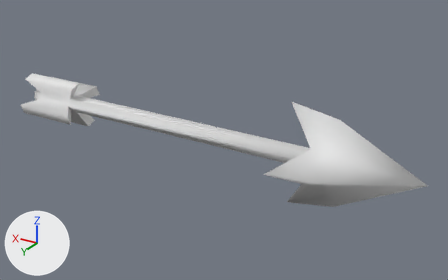
The FBX model res/models/Modele_Mati/Bron/Strzala.fbx: old version first, new version second.
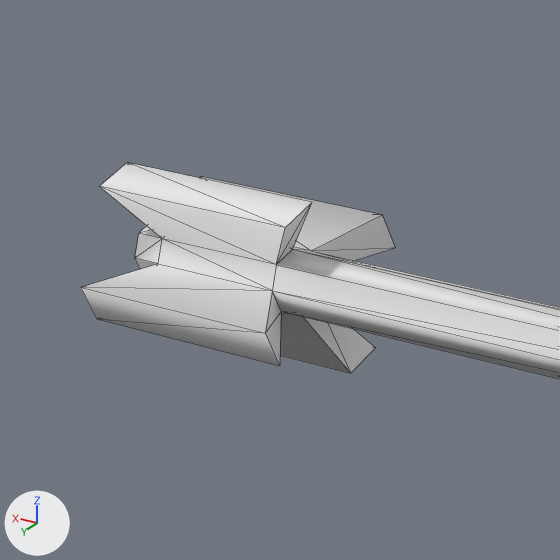
Old and new are each drawn whole from a camera (50 mm lens) standing at (-0.01581, 0.02396, 0.01189) and looking at (-0.00114, -0.0005, -0.00034) and again close up on the part from 0% to 32% of the width and 11% to 62% of the height. The axes (+X, +Y, +Z) are drawn at lower left. The lights are the same throughout. The last two pictures show the newer version. The close-ups show mesh edges as thin lines. Where no turn or scale is listed for an object, it has been applied to the vertices.

In view in the first close-up: 'Strzala'.
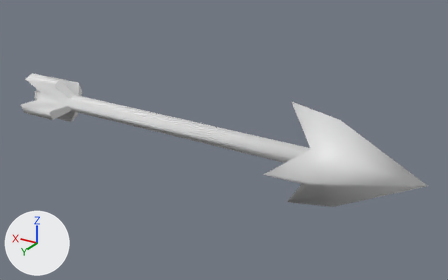
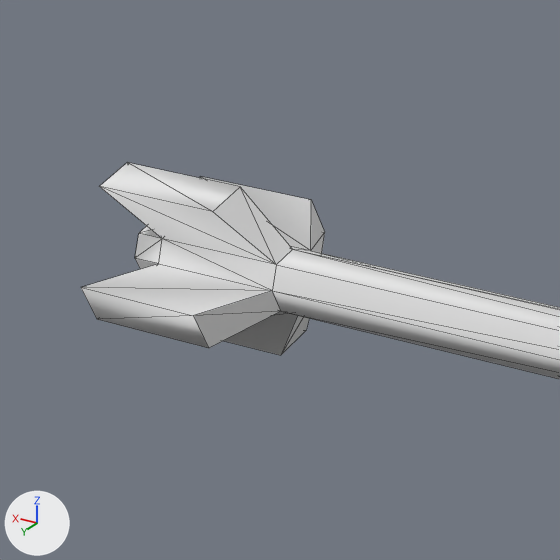
The newer file is also turned or shifted as a whole; pictures and numbers use the older file's frame.

Scene script edits in JSON lines:
```json
{"block": "me_strzala_001", "where": "me_strzala_001.from_pydata(...)  # 69 vertices, 134 faces; spans x -0.0113..0.0113, y -0.0025..0.0025, z -0.0025..0.0025"}
{"block": "me_strzala_001", "where": "# used by ob_strzala; location = (0.0, 0.0, 0.0)"}
{"block": "me_strzala_001", "where": "# before: 17 (0.0077, 0.0013, -0.0002) at pixel (265, 333), 18 (0.0077, 0.0008, 0.0011) at pixel (285, 227), 19 (0.0077, 0.0002, 0.0013) at pixel (312, 202), 21 (0.0077, -0.0011, 0.0008) at pixel (382, 214), 23 (0.0077, 0.0011, -0.0008) at pixel (279, 366)"}
{"block": "me_strzala_001", "where": "# before: 25 (0.0077, -0.0002, -0.0013) at pixel (350, 373), 27 (0.0077, -0.0008, -0.0011) at pixel (375, 347), 30 (0.0077, -0.0013, 0.0002) at pixel (395, 247)"}
{"block": "me_strzala_001", "change": "me_strzala_001 part 1"}
{"op": "add", "block": "me_strzala_001", "code": "for i in [17, 18, 19, 21, 23, 25, 27, 30]: me_strzala_001.vertices[i].co += Vector((0.0014, 0.0, 0.0))"}
{"block": "me_strzala_001", "change": "me_strzala_001 part 2: edges marked sharp go from 0 to 44"}
```

Changed parts and their boxes [x1, y1, x2, y2] in the close-ups (560 x 560 px; the box of a moved part takes in the faces that stretch with it):
```json
{"object": "Strzala", "change": "reshaped, shading changed", "before": [81, 163, 560, 379], "after": [81, 163, 560, 379]}
{"part": 1, "of": "me_strzala_001", "change": "moved or reshaped", "before": [81, 163, 395, 373], "after": [81, 163, 325, 355]}
{"part": 2, "of": "me_strzala_001", "change": "shading changed", "before": [111, 172, 395, 373], "after": [111, 172, 372, 355]}
```
